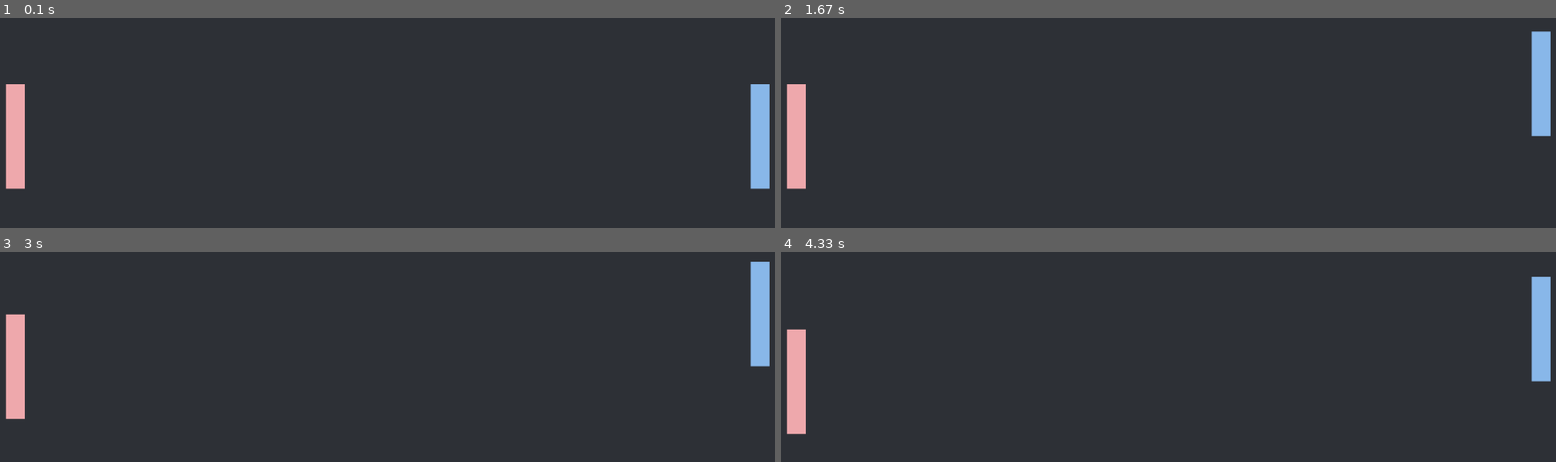
Above: before the commit, frames 1-4 (two rows, left to right).
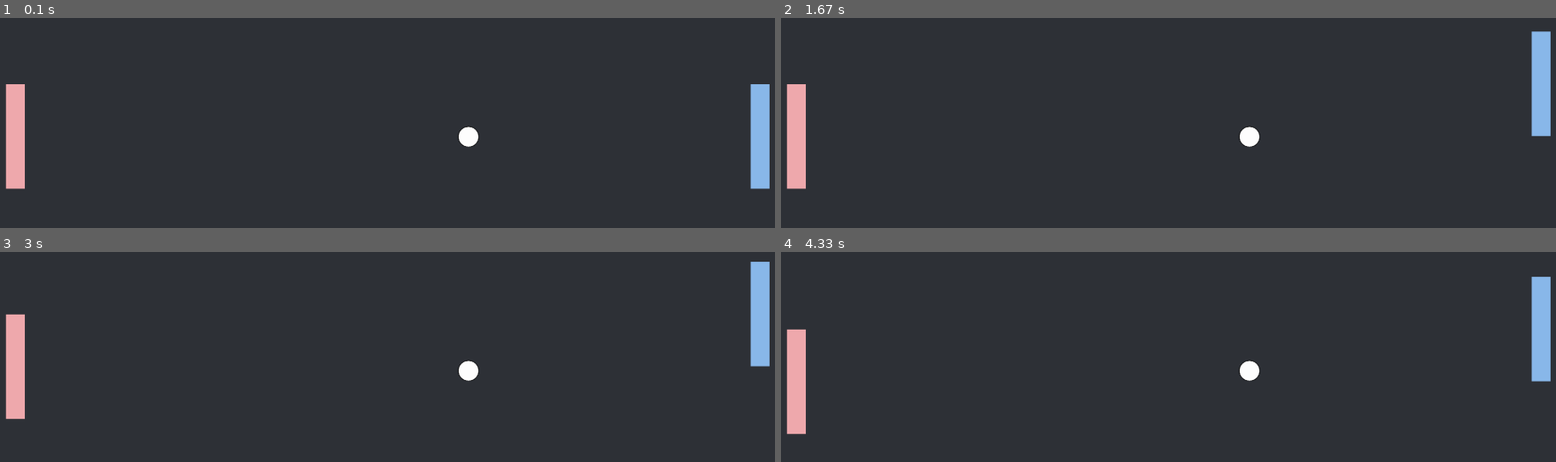
Above: after the commit, the same moments.

Repository: Aud4city-Pr0/Pygame-Pong
Game: pygame game, started from main.py
Two runs of this game, one before a commit and one after it. Both use one fixed random seed, a clock stepped at 60 frames per second and the inputs below.
Inputs:
- Up to frame 1 (0.1 s): no input
- Up to frame 2 (1.67 s): hold Up 0.33-0.8 s; hold Down 0.83-1.13 s; hold S 0.83-1.13 s; hold Up 1.17-1.53 s; hold W 1.17-1.53 s; hold Down from 1.57 s (still down); hold S from 1.57 s (still down)
- Up to frame 3 (3 s): release Down at 1.93 s; release S at 1.93 s; hold Up 1.97-2.27 s; hold W 1.97-2.27 s; hold Down 2.3-2.6 s; hold S 2.3-2.6 s; hold Up from 2.63 s (still down); hold W from 2.63 s (still down)
- Up to frame 4 (4.33 s): release Up at 3 s; release W at 3 s; hold Down 3.03-3.4 s; hold S 3.03-3.4 s; hold Up 3.43-3.73 s; hold W 3.43-3.73 s; hold Down 3.77-4.07 s; hold S 3.77-4.07 s; hold Up from 4.1 s (still down); hold W from 4.1 s (still down)

The runs differ from the first frame. In frame 1, 0.2% of the frame differs, in the area x 59-62%, y 51-62%; in frame 2, 0.2%; in frame 3, 0.2%; in frame 4, 0.2%.

Commit message:
Added the ball object script and added an Images folder to Assets. Also updated main.py by adding the os module for finding files (this will be changed with the introduction of an AssetLoader class).

Diff:
--- /dev/null
+++ b/Assets/GameObjects/ball_object.py
@@ -0,0 +1,22 @@
+# The ball script
+# Created by: Zach D
+# Creation Date: 6/6/25
+
+# File imports
+import pygame
+from pygame.sprite import Sprite
+
+# The main ball class
+class Ball(Sprite):
+	def __init__(self, size: tuple, image_path: str, move_speed: int, position: tuple, game_screen: pygame.Surface):
+		# Basic setup
+		super().__init__()
+		# TODO: replace this with asset loader script later on
+		self.image = pygame.transform.scale(pygame.image.load(image_path), (size))
+		self.rect = self.image.get_rect()
+		self.rect.centerx = position[0]
+		self.rect.centery = position[1]
+		self.game_area = game_screen.get_rect()
+
+	def update(self):
+		pass
--- a/main.py
+++ b/main.py
@@ -4,11 +4,13 @@
 
 #project imports
 import pygame
+import os
 pygame.init()
 
 # Gameobject and scripts imports
 from Assets.GameObjects.player_object import PlayerController, PlayerType
 from Assets.Scripts.group_manager import GroupManagerController
+from Assets.GameObjects.ball_object import Ball
 
 # the main game class
 class GameWindow:
@@ -20,7 +22,9 @@
         self.group_manager = GroupManagerController(self.screen)
         self.player1 = PlayerController((45, 250), (240, 170, 174), 9, (70, 560), self.screen, PlayerType.PLAYER_1)
         self.player2 = PlayerController((45, 250), (138, 185, 235), 9, (1845, 560), self.screen, PlayerType.PLAYER_2)
+        self.ball = Ball((50, 50), os.path.join(os.getcwd() + "/Assets/Images/", "Ball.png"), 4, (1150, 560), self.screen)
         self.group_manager.add_group("Player Group", self.player1, self.player2)
+        self.group_manager.add_group("Ball Group",  self.ball)
 
     # Starts and runs the main game loop
     def run_game(self):
Binary file added: Assets/Images/Ball.png
